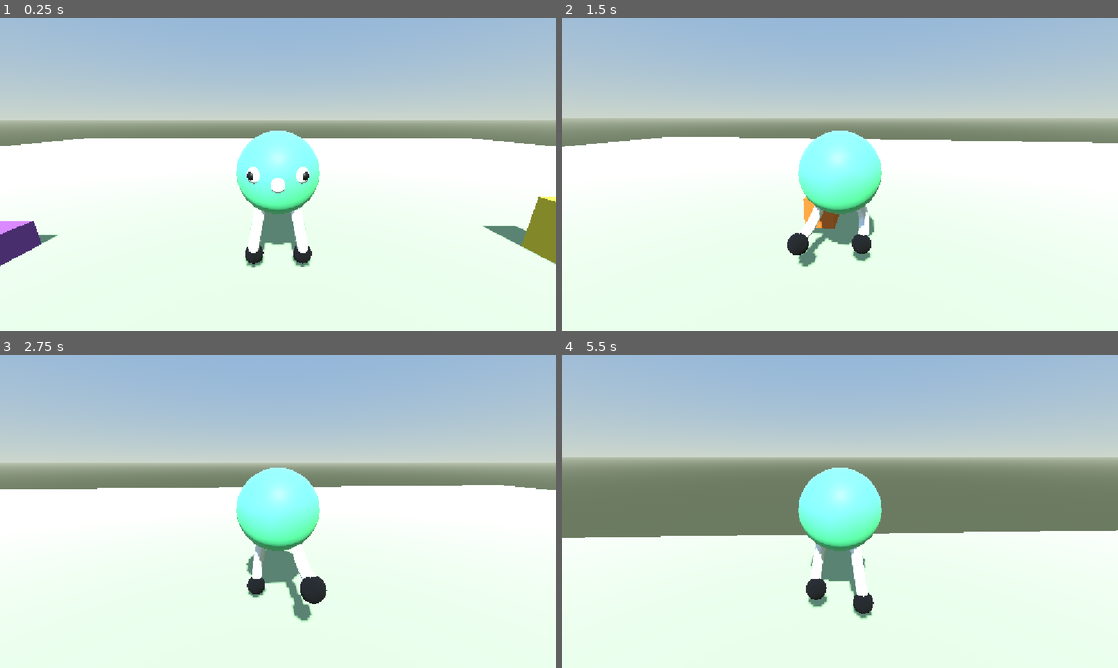
Above: before the commit, frames 1-4 (two rows, left to right).
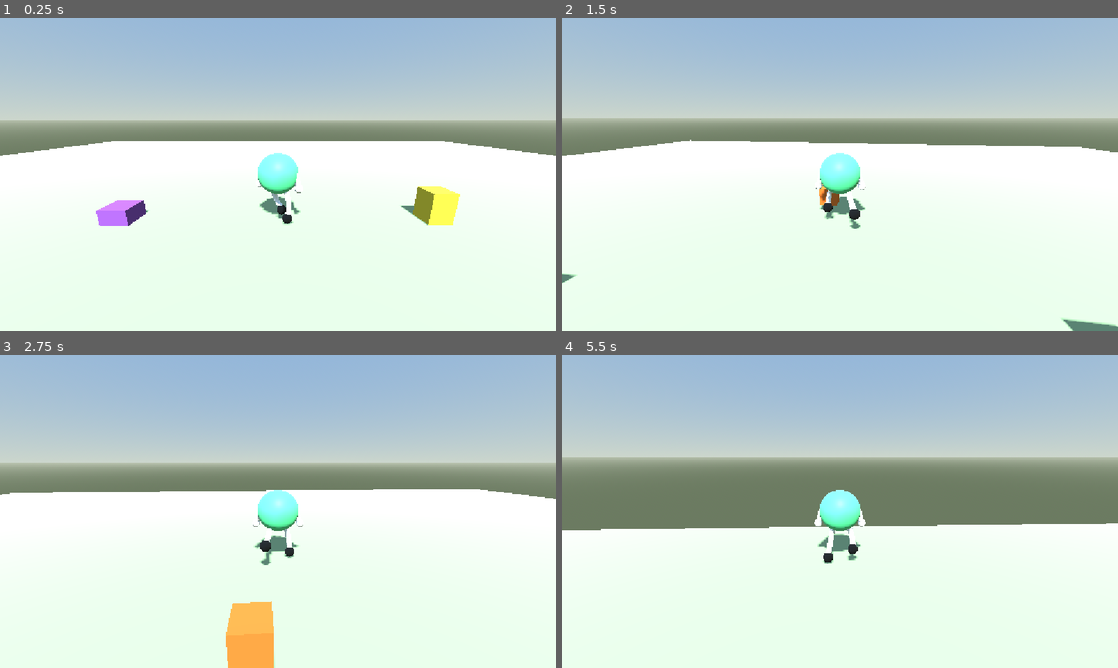
Above: after the commit, the same moments.

Repository: ar-bh/slingshot-boy
Game: Godot game, scene res://player/game.tscn
Two runs of this game, one before a commit and one after it. Both use one fixed random seed, a clock stepped at 60 frames per second and the inputs below.
Inputs (mouse positions are in pixels of both pictures, inside the frame that each line leads up to):
- Up to frame 1 (0.25 s): no input
- Up to frame 2 (1.5 s): tap Enter at 0.5 s; move the mouse to (867, 174) at 0.52 s; hold W (move_forward) from 0.53 s (still down); tap Alt at 0.6 s; tap Space (jump) at 0.77 s; move the mouse to (812, 174) at 1.27 s; tap Shift at 1.35 s
- Up to frame 3 (2.75 s): keep holding W (move_forward); tap Space (jump) at 1.52 s; move the mouse to (289, 505) at 2.02 s; tap Alt at 2.1 s
- Up to frame 4 (5.5 s): keep holding W (move_forward); move the mouse to (834, 517) at 2.77 s; tap Shift at 2.85, 4.35 s; tap Space (jump) at 3.02, 3.77, 4.52 s; move the mouse to (878, 514) at 3.52 s; tap Alt at 3.6, 5.1 s; move the mouse to (795, 508) at 4.27 s; move the mouse to (845, 511) at 5.02 s

The runs differ from the first frame. In frame 1, 8.5% of the frame differs, in the area x 0-100%, y 36-80%; in frame 2, 6.1%; in frame 3, 7.1%; in frame 4, 6.0%.

Commit message:
added static arms

Diff:
--- /dev/null
+++ b/player/arm_bones.gd
@@ -0,0 +1,25 @@
+@tool
+extends Skeleton3D
+
+func _ready() -> void:
+	_build_arm("Left", -1.0)
+	_build_arm("Right", 1.0)
+
+func _build_arm(side: String, sign: float) -> void:
+	var shoulder_name := side + "Shoulder"
+	if find_bone(shoulder_name) != -1:
+		return
+	var shoulder := add_bone(shoulder_name)
+	var elbow := add_bone(side + "Elbow")
+	var hand := add_bone(side + "Hand")
+	set_bone_parent(elbow, shoulder)
+	set_bone_parent(hand, elbow)
+	_place(shoulder, Vector3(0.5 * sign, -0.05, 0.0))
+	_place(elbow, Vector3(0.34 * sign, -0.1, 0.08))
+	_place(hand, Vector3(0.16 * sign, -0.2, -0.02))
+
+func _place(index: int, pos: Vector3) -> void:
+	set_bone_rest(index, Transform3D(Basis.IDENTITY, pos))
+	set_bone_pose_position(index, pos)
+	set_bone_pose_rotation(index, Quaternion.IDENTITY)
+	set_bone_pose_scale(index, Vector3.ONE)
--- /dev/null
+++ b/player/arms.gd
@@ -0,0 +1,58 @@
+@tool
+extends Node3D
+
+@export var thickness := -0.14
+
+var _thickness_applied := 999.0
+
+@onready var skeleton: Skeleton3D = $".."
+@onready var left_path: Path3D = $LeftPath
+@onready var right_path: Path3D = $RightPath
+@onready var left_tube: CSGPolygon3D = $LeftTube
+@onready var right_tube: CSGPolygon3D = $RightTube
+
+func _ready() -> void:
+	if not skeleton.skeleton_updated.is_connected(_on_skeleton_updated):
+		skeleton.skeleton_updated.connect(_on_skeleton_updated)
+
+func _on_skeleton_updated() -> void:
+	_apply_thickness()
+	_set_curve(left_path, "LeftShoulder", "LeftElbow", "LeftHand")
+	_set_curve(right_path, "RightShoulder", "RightElbow", "RightHand")
+
+func _set_curve(path: Path3D, shoulder_name: String, elbow_name: String, hand_name: String) -> void:
+	var shoulder := _bone_pos(shoulder_name)
+	var elbow := _bone_pos(elbow_name)
+	var hand := _bone_pos(hand_name)
+	var control := 2.0 * elbow - 0.5 * (shoulder + hand)
+	var curve := path.curve
+	var steps := 12
+	if curve == null:
+		return
+	if curve.point_count != steps:
+		curve.clear_points()
+		for _i in steps:
+			curve.add_point(Vector3.ZERO)
+
+	for i in steps:
+		var t := float(i) / float(steps - 1)
+		var point := shoulder.lerp(elbow, t * 2.0)
+		if t >= 0.5:
+			point = elbow.lerp(hand, (t - 0.5) * 2.0)
+		curve.set_point_position(i, point)
+		curve.set_point_in(i, Vector3.ZERO)
+		curve.set_point_out(i, Vector3.ZERO)
+
+func _apply_thickness() -> void:
+	if is_equal_approx(_thickness_applied, thickness):
+		return
+	_thickness_applied = thickness
+	var ring := PackedVector2Array()
+	for i in 10:
+		var angle := TAU * float(i) / 10.0
+		ring.append(Vector2(cos(angle), sin(angle)) * thickness)
+	left_tube.polygon = ring
+	right_tube.polygon = ring
+
+func _bone_pos(bone_name: String) -> Vector3:
+	return skeleton.get_bone_global_pose(skeleton.find_bone(bone_name)).origin
--- a/player/slingshot_boy.tscn
+++ b/player/slingshot_boy.tscn
@@ -3,6 +3,7 @@
 [ext_resource type="Script" uid="uid://buiiuooscgcfw" path="res://player/slingshot_boy.gd" id="1_bsi02"]
 [ext_resource type="PackedScene" uid="uid://b3xmn3tugl0bl" path="res://assets/slingshotboy.glb" id="2_ekwqv"]
 [ext_resource type="Script" uid="uid://coi3kog6vkhk1" path="res://player/legs.gd" id="3_ekwqv"]
+[ext_resource type="Script" uid="uid://dlb5wqxtcn851" path="res://player/arms.gd" id="5_wqx6k"]
 
 [sub_resource type="StandardMaterial3D" id="StandardMaterial3D_bsi02"]
 albedo_color = Color(0, 0, 0, 1)
@@ -42,6 +43,29 @@
 material = SubResource("StandardMaterial3D_wqx6k")
 size = Vector2(0.5, 0.5)
 
+[sub_resource type="StandardMaterial3D" id="StandardMaterial3D_7glny"]
+
+[sub_resource type="SphereMesh" id="SphereMesh_iemch"]
+material = SubResource("StandardMaterial3D_7glny")
+radius = 0.2
+height = 0.4
+
+[sub_resource type="Curve3D" id="Curve3D_ef8dt"]
+_data = {
+"points": PackedVector3Array(0, 0, 0, 0, 0, 0, -0.62477696, 0.29083562, 0, 0, 0, 0, 0, 0, 0, -0.6780691, 0.23301582, 0.014545455, 0, 0, 0, 0, 0, 0, -0.7313612, 0.17519602, 0.02909091, 0, 0, 0, 0, 0, 0, -0.7846533, 0.11737621, 0.043636363, 0, 0, 0, 0, 0, 0, -0.83794546, 0.05955641, 0.05818182, 0, 0, 0, 0, 0, 0, -0.8912376, 0.0017366111, 0.07272727, 0, 0, 0, 0, 0, 0, -0.93293273, -0.084094934, 0.07818182, 0, 0, 0, 0, 0, 0, -0.963031, -0.19793823, 0.07454545, 0, 0, 0, 0, 0, 0, -0.9931292, -0.31178153, 0.07090909, 0, 0, 0, 0, 0, 0, -1.0232275, -0.42562482, 0.06727272, 0, 0, 0, 0, 0, 0, -1.0533257, -0.5394681, 0.06363636, 0, 0, 0, 0, 0, 0, -1.0834239, -0.65331143, 0.06),
+"tilts": PackedFloat32Array(0, 0, 0, 0, 0, 0, 0, 0, 0, 0, 0, 0)
+}
+point_count = 12
+
+[sub_resource type="StandardMaterial3D" id="StandardMaterial3D_ef8dt"]
+
+[sub_resource type="Curve3D" id="Curve3D_2pgw4"]
+_data = {
+"points": PackedVector3Array(0, 0, 0, 0, 0, 0, 0.62477696, 0.29083562, 0, 0, 0, 0, 0, 0, 0, 0.6780691, 0.23301582, 0.014545455, 0, 0, 0, 0, 0, 0, 0.7313612, 0.17519602, 0.02909091, 0, 0, 0, 0, 0, 0, 0.7846533, 0.11737621, 0.043636363, 0, 0, 0, 0, 0, 0, 0.83794546, 0.05955641, 0.05818182, 0, 0, 0, 0, 0, 0, 0.8912376, 0.0017366111, 0.07272727, 0, 0, 0, 0, 0, 0, 0.93293273, -0.08409491, 0.07818182, 0, 0, 0, 0, 0, 0, 0.963031, -0.19793819, 0.07454545, 0, 0, 0, 0, 0, 0, 0.9931292, -0.31178147, 0.07090909, 0, 0, 0, 0, 0, 0, 1.0232275, -0.4256247, 0.06727272, 0, 0, 0, 0, 0, 0, 1.0533257, -0.539468, 0.06363636, 0, 0, 0, 0, 0, 0, 1.0834239, -0.65331125, 0.06),
+"tilts": PackedFloat32Array(0, 0, 0, 0, 0, 0, 0, 0, 0, 0, 0, 0)
+}
+point_count = 12
+
 [sub_resource type="CapsuleShape3D" id="CapsuleShape3D_mn11d"]
 radius = 1.1430664
 height = 3.5151367
@@ -51,6 +75,7 @@
 
 [node name="SlingshotBoy" type="CharacterBody3D" unique_id=1205031818]
 script = ExtResource("1_bsi02")
+stretch_look = true
 
 [node name="SlingshotBody" parent="." unique_id=528869564 instance=ExtResource("2_ekwqv")]
 transform = Transform3D(1, 0, 0, 0, 1, 0, 0, 0, 1, 0, 2.4518938, 0)
@@ -98,6 +123,48 @@
 bones/5/position = Vector3(0.16, -0.982, -0.107)
 bones/5/rotation = Quaternion(0, 0, 0, 1)
 bones/5/scale = Vector3(1, 1, 1)
+bones/6/name = "LeftShoulder"
+bones/6/parent = -1
+bones/6/rest = Transform3D(0.9828963, -0.1841597, 0, 0.1841597, 0.9828963, 0, 0, 0, 1, -0.62477696, 0.29083562, 0)
+bones/6/enabled = true
+bones/6/position = Vector3(-0.62477696, 0.29083562, 0)
+bones/6/rotation = Quaternion(0, 0, 0.092476115, 0.9957149)
+bones/6/scale = Vector3(1, 1, 1)
+bones/7/name = "LeftElbow"
+bones/7/parent = 6
+bones/7/rest = Transform3D(0.9372157, 0.34875035, 0, -0.34875035, 0.9372157, 0, 0, 0, 1, -0.34665787, -0.25859135, 0.08)
+bones/7/enabled = true
+bones/7/position = Vector3(-0.34665787, -0.25859135, 0.08)
+bones/7/rotation = Quaternion(0, 0, -0.17717835, 0.9841788)
+bones/7/scale = Vector3(1, 1, 1)
+bones/8/name = "LeftHand"
+bones/8/parent = 7
+bones/8/rest = Transform3D(1, 0, 0, 0, 1, 0, 0, 0, 1, -0.056564018, -0.64517677, -0.02)
+bones/8/enabled = true
+bones/8/position = Vector3(-0.056564018, -0.64517677, -0.02)
+bones/8/rotation = Quaternion(0, 0, 0, 1)
+bones/8/scale = Vector3(1, 1, 1)
+bones/9/name = "RightShoulder"
+bones/9/parent = -1
+bones/9/rest = Transform3D(0.9828963, 0.1841597, 0, -0.1841597, 0.9828963, 0, 0, 0, 1, 0.62477696, 0.29083562, 0)
+bones/9/enabled = true
+bones/9/position = Vector3(0.62477696, 0.29083562, 0)
+bones/9/rotation = Quaternion(0, 0, -0.092476115, 0.9957149)
+bones/9/scale = Vector3(1, 1, 1)
+bones/10/name = "RightElbow"
+bones/10/parent = 9
+bones/10/rest = Transform3D(0.9372157, -0.34875035, 0, 0.34875035, 0.9372157, 0, 0, 0, 1, 0.34665787, -0.25859135, 0.08)
+bones/10/enabled = true
+bones/10/position = Vector3(0.34665787, -0.25859135, 0.08)
+bones/10/rotation = Quaternion(0, 0, 0.17717835, 0.9841788)
+bones/10/scale = Vector3(0.99999976, 0.99999976, 1)
+bones/11/name = "RightHand"
+bones/11/parent = 10
+bones/11/rest = Transform3D(1, 0, 0, 0, 1, 0, 0, 0, 1, 0.056564018, -0.64517677, -0.02)
+bones/11/enabled = true
+bones/11/position = Vector3(0.056564018, -0.64517677, -0.02)
+bones/11/rotation = Quaternion(0, 0, 1.4901158e-08, 1)
+bones/11/scale = Vector3(1.0000002, 1.0000002, 1)
 
 [node name="LeftShoe" type="BoneAttachment3D" parent="SlingshotBody/Skeleton" unique_id=414329660]
 transform = Transform3D(0.96169955, -0.0018097609, -0.27409995, -0.029049993, 0.99367356, -0.108484864, 0.27256224, 0.11229241, 0.9555627, -0.65799993, -2.452, 0.019000024)
@@ -120,9 +187,6 @@
 [node name="Legs" type="Node3D" parent="SlingshotBody/Skeleton" unique_id=242506008]
 script = ExtResource("3_ekwqv")
 step_height = 0.25
-foot_spring = null
-foot_damping = null
-foot_gravity = null
 
 [node name="LeftPath" type="Path3D" parent="SlingshotBody/Skeleton/Legs" unique_id=1819692393]
 curve = SubResource("Curve3D_mn11d")
@@ -225,6 +289,64 @@
 [node name="MeshInstance3D" type="MeshInstance3D" parent="SlingshotBody/Skeleton/RightConstant" unique_id=1249230702]
 mesh = SubResource("PlaneMesh_iemch")
 
+[node name="LeftGlove" type="BoneAttachment3D" parent="SlingshotBody/Skeleton" unique_id=1426808545]
+transform = Transform3D(0.9854116, 0.17018807, 0, -0.17018807, 0.9854116, 0, 0, 0, 1, -1.0834239, -0.65331143, 0.06)
+bone_name = "LeftHand"
+bone_idx = 8
+
+[node name="MeshInstance3D" type="MeshInstance3D" parent="SlingshotBody/Skeleton/LeftGlove" unique_id=1000558592]
+mesh = SubResource("SphereMesh_iemch")
+
+[node name="RightGlove" type="BoneAttachment3D" parent="SlingshotBody/Skeleton" unique_id=1995503582]
+transform = Transform3D(0.9854116, -0.17018808, 0, 0.17018808, 0.9854116, 0, 0, 0, 1, 1.0834239, -0.65331125, 0.06)
+bone_name = "RightHand"
+bone_idx = 11
+
+[node name="MeshInstance3D" type="MeshInstance3D" parent="SlingshotBody/Skeleton/RightGlove" unique_id=943579451]
+transform = Transform3D(0.942072, 0.33541042, 0, -0.33541042, 0.942072, 0, 0, 0, 1, 0, 0, 0)
+mesh = SubResource("SphereMesh_iemch")
+
+[node name="Arms" type="Node3D" parent="SlingshotBody/Skeleton" unique_id=1621660002]
+script = ExtResource("5_wqx6k")
+
+[node name="LeftPath" type="Path3D" parent="SlingshotBody/Skeleton/Arms" unique_id=1980264550]
+curve = SubResource("Curve3D_ef8dt")
+
+[node name="LeftTube" type="CSGPolygon3D" parent="SlingshotBody/Skeleton/Arms" unique_id=819591879]
+polygon = PackedVector2Array(-0.14, 0, -0.11326238, -0.082289934, -0.04326238, -0.13314791, 0.04326238, -0.13314791, 0.11326238, -0.082289934, 0.14, -1.7145055e-17, 0.11326238, 0.082289934, 0.04326238, 0.13314791, -0.04326238, 0.13314791, -0.11326238, 0.082289934)
+mode = 2
+path_node = NodePath("../LeftPath")
+path_interval_type = 0
+path_interval = 0.04
+path_simplify_angle = 0.0
+path_rotation = 2
+path_rotation_accurate = false
+path_local = true
+path_continuous_u = true
+path_u_distance = 1.0
+path_joined = false
+smooth_faces = true
+material = SubResource("StandardMaterial3D_ef8dt")
+
+[node name="RightPath" type="Path3D" parent="SlingshotBody/Skeleton/Arms" unique_id=1136864023]
+curve = SubResource("Curve3D_2pgw4")
+
+[node name="RightTube" type="CSGPolygon3D" parent="SlingshotBody/Skeleton/Arms" unique_id=465734901]
+polygon = PackedVector2Array(-0.14, 0, -0.11326238, -0.082289934, -0.04326238, -0.13314791, 0.04326238, -0.13314791, 0.11326238, -0.082289934, 0.14, -1.7145055e-17, 0.11326238, 0.082289934, 0.04326238, 0.13314791, -0.04326238, 0.13314791, -0.11326238, 0.082289934)
+mode = 2
+path_node = NodePath("../RightPath")
+path_interval_type = 0
+path_interval = 0.04
+path_simplify_angle = 0.0
+path_rotation = 2
+path_rotation_accurate = false
+path_local = true
+path_continuous_u = true
+path_u_distance = 1.0
+path_joined = false
+smooth_faces = true
+material = SubResource("StandardMaterial3D_ef8dt")
+
 [node name="Hitbox" type="CollisionShape3D" parent="." unique_id=951370208]
 transform = Transform3D(1, 0, 0, 0, 1, 0, 0, 0, 1, 0, 1.742982, 0)
 shape = SubResource("CapsuleShape3D_mn11d")
@@ -239,7 +361,7 @@
 [node name="SpringArm3D" type="SpringArm3D" parent="CameraPivot/Pitch" unique_id=1105263001]
 unique_name_in_owner = true
 shape = SubResource("SphereShape3D_mn11d")
-spring_length = 5.0
+spring_length = 10.0
 margin = 0.2
 
 [node name="Camera3D" type="Camera3D" parent="CameraPivot/Pitch/SpringArm3D" unique_id=1036104055]
Not shown, added: player/arm_bones.gd.uid
Not shown, added: player/arms.gd.uid
